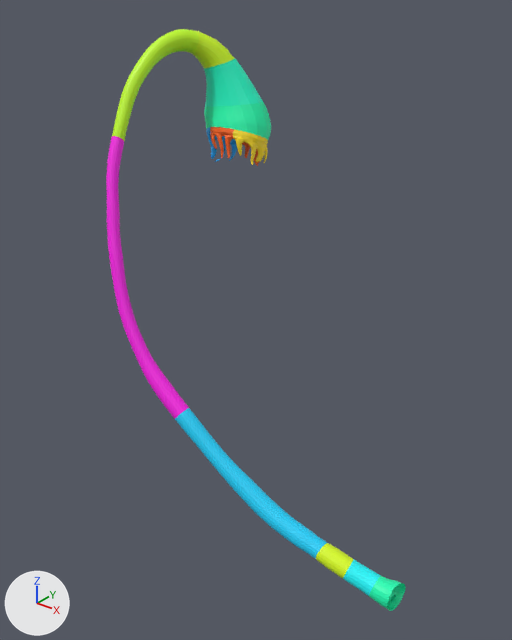
The glTF model output-data/millitome/fallopian-tube-female-right-upenn/v1.0/fallopian-tube-female-right-upenn.glb: old version first, new version second.
Before and after are seen from a 50 mm lens placed at (0.0517, -0.0588, 0.05), pointed at (0.0148, -0.0127, 0.0214). The axes (+X, +Y, +Z) are drawn at lower left. The lights are the same throughout. The first picture is the older version. Where no turn or scale is listed for an object, it has been applied to the vertices.

In view in the first picture: 'geometry_0', 'geometry_1', 'geometry_10', 'geometry_11', 'geometry_2', 'geometry_3', 'geometry_4', 'geometry_5', 'geometry_6', 'geometry_7', 'geometry_8', 'geometry_9'.
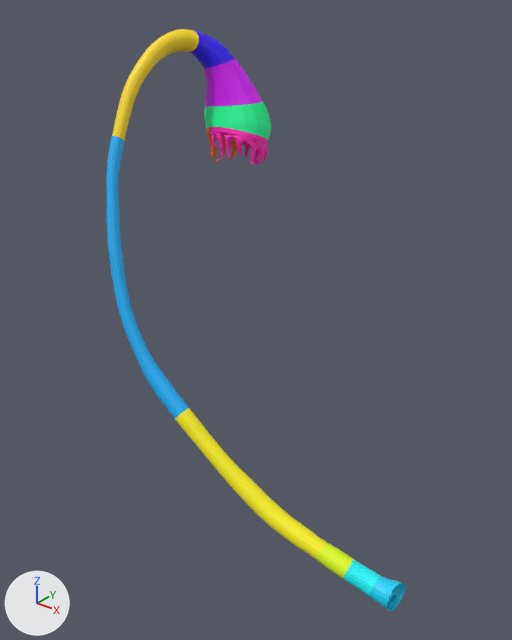
What differs and where, as boxes (x1, y1, x2, y2) in the pictures (512 x 640 px):
part 1 of me_geometry_0, recoloured (cyan to yellow)
    both: (175, 408, 327, 559)
part 2 of me_geometry_1, recoloured (pink to blue)
    both: (106, 136, 189, 419)
part 3 of me_geometry_2, recoloured (green to yellow)
    both: (112, 29, 199, 141)
part 4 of me_geometry_3, recoloured (yellow to pink)
    both: (233, 129, 268, 165)
part 5 of me_geometry_4, recoloured (orange to pink)
    both: (210, 127, 260, 166)
part 6 of me_geometry_5, recoloured
    both: (206, 127, 237, 162)
part 7 of me_geometry_6, recoloured (green to blue)
    both: (189, 30, 235, 69)
part 8 of me_geometry_7, recoloured (cyan to purple)
    both: (204, 59, 263, 107)
part 9 of me_geometry_9, recoloured (green to cyan)
    both: (369, 576, 406, 611)

The change, as a diff of the scene's bpy script:
```diff
--- a/output-data/millitome/fallopian-tube-female-right-upenn/v1.0/fallopian-tube-female-right-upenn.glb.py
+++ b/output-data/millitome/fallopian-tube-female-right-upenn/v1.0/fallopian-tube-female-right-upenn.glb.py
@@ me_geometry_0 @@
 me_geometry_0.from_pydata(...)  # 1646 vertices, 3127 faces; spans x 0.0109..0.0267, y -0.0204..-0.0171, z 0.0035..0.014
+# me_geometry_0 part 1: 3127 faces centred in x 0.0109..0.0267, y -0.0204..-0.0171, z 0.0035..0.0139 are repainted in the vertex colours; the middle colour goes from cyan #1cd3fe to yellow #fef416
 me_geometry_0.materials.append(mat_defaultmaterial)
@@ me_geometry_1 @@
 me_geometry_1.from_pydata(...)  # 2633 vertices, 5100 faces; spans x -0.0002..0.012, y -0.0205..-0.0146, z 0.0127..0.0369
+# me_geometry_1 part 2: 5100 faces centred in x -0.0002..0.012, y -0.0205..-0.0146, z 0.0127..0.0368 are repainted in the vertex colours; the middle colour goes from pink #fe1ce9 to blue #16b4fe
 me_geometry_1.materials.append(mat_defaultmaterial_001)
@@ me_geometry_2 @@
 me_geometry_2.from_pydata(...)  # 1452 vertices, 2737 faces; spans x -0.00064..0.0028, y -0.01552..-0.00607, z 0.03607..0.04554
+# me_geometry_2 part 3: 2737 faces centred in x -0.00063..0.00279, y -0.01548..-0.00612, z 0.03616..0.04551 are repainted in the vertex colours; the middle colour goes from green #c3fe1c to yellow #fedc16
 me_geometry_2.materials.append(mat_defaultmaterial_002)
@@ me_geometry_3 @@
 me_geometry_3.from_pydata(...)  # 691 vertices, 1283 faces; spans x 0.00628..0.00833, y -0.00573..-0.00101, z 0.03309..0.03665
+# me_geometry_3 part 4: 1283 faces centred in x 0.00632..0.00833, y -0.00572..-0.00107, z 0.03311..0.03663 are repainted in the vertex colours; the middle colour goes from yellow #fedf1c to pink #fe16b0
 me_geometry_3.materials.append(mat_defaultmaterial_003)
@@ me_geometry_4 @@
 me_geometry_4.from_pydata(...)  # 819 vertices, 1479 faces; spans x 0.0031..0.0069, y -0.00592..-0.00021, z 0.03218..0.03672
+# me_geometry_4 part 5: 1479 faces centred in x 0.00318..0.00685, y -0.00592..-0.00021, z 0.03219..0.0367 are repainted in the vertex colours; the middle colour goes from orange #fe681c to pink #fe16b5
 me_geometry_4.materials.append(mat_defaultmaterial_004)
@@ me_geometry_5 @@
 me_geometry_5.from_pydata(...)  # 623 vertices, 1167 faces; spans x 0.00131..0.00368, y -0.00559..-0.00049, z 0.03246..0.03647
+# me_geometry_5 part 6: 1167 faces centred in x 0.00133..0.00364, y -0.00556..-0.00054, z 0.03246..0.03644 are repainted in the vertex colours; the middle colour goes from blue #1caffe to orange #fe6016
 me_geometry_5.materials.append(mat_defaultmaterial_005)
@@ me_geometry_6 @@
 me_geometry_6.from_pydata(...)  # 518 vertices, 864 faces; spans x 0.00046..0.00475, y -0.00653..-0.00229, z 0.04188..0.04541
+# me_geometry_6 part 7: 864 faces centred in x 0.00051..0.00471, y -0.00651..-0.00236, z 0.04193..0.04541 are repainted in the vertex colours; the middle colour goes from green #d2fe1c to blue #3216fe
 me_geometry_6.materials.append(mat_defaultmaterial_006)
@@ me_geometry_7 @@
 me_geometry_7.from_pydata(...)  # 570 vertices, 970 faces; spans x 0.00095..0.00719, y -0.00533..-0.00023, z 0.03799..0.04285
+# me_geometry_7 part 8: 970 faces centred in x 0.00096..0.0071, y -0.00531..-0.00026, z 0.03803..0.04279 are repainted in the vertex colours; the middle colour goes from cyan #1cfecb to purple #db16fe
 me_geometry_7.materials.append(mat_defaultmaterial_007)
@@ me_geometry_9 @@
 me_geometry_9.from_pydata(...)  # 340 vertices, 560 faces; spans x 0.03127..0.03354, y -0.0183..-0.01541, z 0.00111..0.00388
+# me_geometry_9 part 9: 560 faces centred in x 0.03131..0.03349, y -0.01829..-0.01546, z 0.00113..0.00387 are repainted in the vertex colours; the middle colour goes from green #1cfeb5 to cyan #16d5fe
 me_geometry_9.materials.append(mat_defaultmaterial_009)
```
